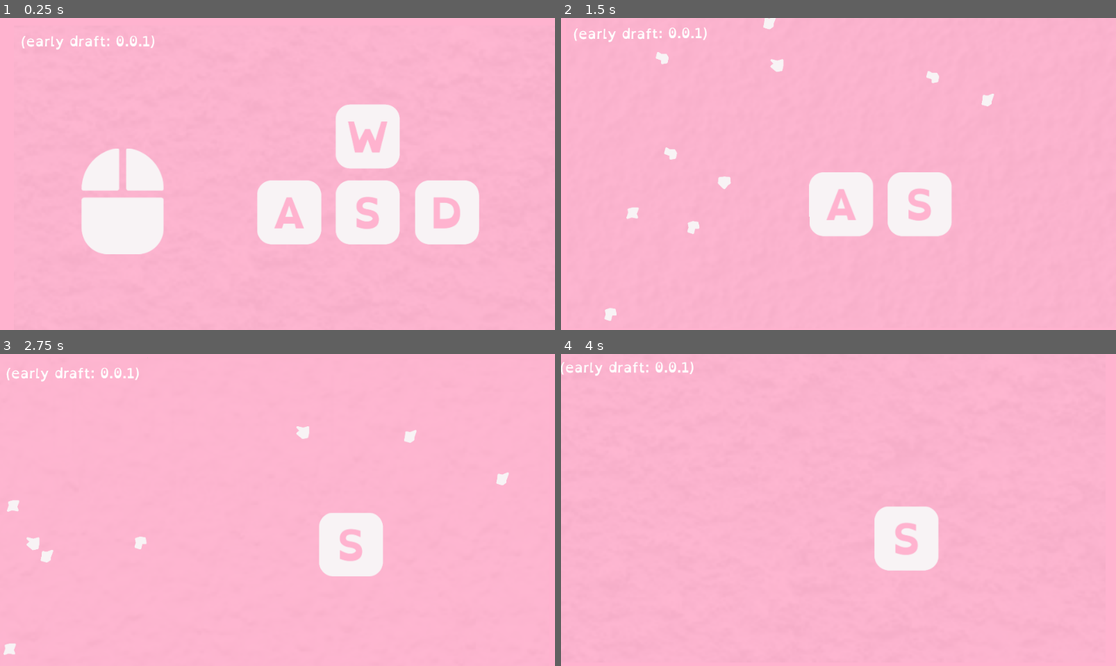
Above: before the commit, frames 1-4 (two rows, left to right).
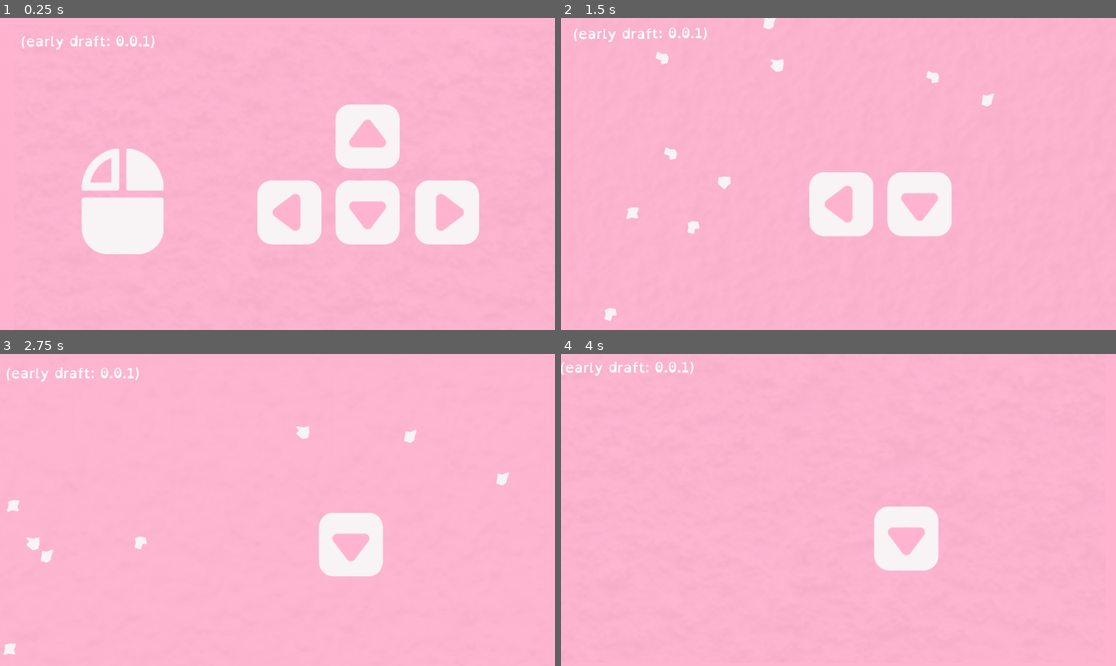
Above: after the commit, the same moments.

Repository: TrueNarwhak/Glassware
Game: Godot game, scene res://rooms/Menus/KeyBypass.tscn
The game is run twice, just before and just after one commit, with the same random seed, the same clock (stepped at 60 frames per second) and the same inputs.
Inputs (mouse positions are in pixels of both pictures, inside the frame that each line leads up to):
- Up to frame 1 (0.25 s): no input
- Up to frame 2 (1.5 s): tap Enter (ui_accept) at 0.5 s; move the mouse to (960, 158) at 0.52 s; hold Space (jump) 0.53-1.28 s; hold D (move_right) from 0.53 s (still down); click (960, 158) at 0.6 s; move the mouse to (727, 189) at 1.27 s; tap Space (jump) at 1.35 s
- Up to frame 3 (2.75 s): tap Space (jump) at 1.52, 1.82 s; click (166, 525) at 1.55 s; move the mouse to (333, 441) at 2.02 s; release D (move_right) at 2.03 s; hold A (move_left) from 2.03 s (still down); hold Space (jump) from 2.03 s (still down); click (333, 441) at 2.1 s
- Up to frame 4 (4 s): move the mouse to (810, 572) at 2.77 s; release A (move_left) at 2.78 s; release Space (jump) at 2.78 s; hold D (move_right) from 2.78 s (still down); click (810, 572) at 2.85 s; tap Space (jump) at 3.02, 3.32 s; move the mouse to (1005, 556) at 3.52 s; hold Space (jump) from 3.53 s (still down)

The runs differ from the first frame. In frame 1, 1.3% of the frame differs, in the area x 16-84%, y 32-70%; in frame 2, 0.5%; in frame 3, 0.3%; in frame 4, 0.3%.
Error before the commit: Attempt to call function 'get_global_position' in base 'previously freed instance' on a null instance. (res://rooms/Menus/KeyBypass.gd:42)
Error after the commit: Invalid get index 'global_position' (on base: 'previously freed instance'). (res://rooms/Menus/KeyBypass.gd:42)

Commit message:
First Build Draft

Diff:
--- a/Glass Like/objects/Player.tscn
+++ b/Glass Like/objects/Player.tscn
@@ -87,6 +87,7 @@
 [node name="MushroomStomp" type="Area2D" parent="."]
 
 [node name="CollisionShape2D" type="CollisionShape2D" parent="MushroomStomp"]
+visible = false
 modulate = Color( 1, 0, 0, 1 )
 position = Vector2( 0, 50 )
 shape = SubResource( 3 )
@@ -98,13 +99,11 @@
 [node name="BatWingsL" type="AnimatedSprite" parent="BatWings"]
 position = Vector2( 7, -10 )
 frames = SubResource( 4 )
-frame = 3
 playing = true
 
 [node name="BatWingsR" type="AnimatedSprite" parent="BatWings"]
 position = Vector2( 239, -10 )
 frames = SubResource( 4 )
-frame = 3
 playing = true
 flip_h = true
 
--- a/Glass Like/project.godot
+++ b/Glass Like/project.godot
@@ -102,8 +102,7 @@
 }
 pause={
 "deadzone": 0.5,
-"events": [ Object(InputEventKey,"resource_local_to_scene":false,"resource_name":"","device":0,"alt":false,"shift":false,"control":false,"meta":false,"command":false,"pressed":false,"scancode":16777217,"physical_scancode":0,"unicode":0,"echo":false,"script":null)
- ]
+"events": [  ]
 }
 clickable={
 "deadzone": 0.5,
--- a/Glass Like/rooms/Controller.tscn
+++ b/Glass Like/rooms/Controller.tscn
@@ -7,7 +7,6 @@
 [ext_resource path="res://rooms/stages/Stage 1.tscn" type="PackedScene" id=5]
 [ext_resource path="res://rooms/Controller.gd" type="Script" id=6]
 [ext_resource path="res://objects/ui/ItemHud.tscn" type="PackedScene" id=7]
-[ext_resource path="res://objects/DiscardedItem.tscn" type="PackedScene" id=8]
 
 [node name="Controller" type="Node2D"]
 script = ExtResource( 6 )
@@ -47,6 +46,3 @@
 position = Vector2( 464, 648 )
 rotation = 1.5708
 scale = Vector2( 1.22191, -68.6961 )
-
-[node name="DiscardedItem" parent="." instance=ExtResource( 8 )]
-position = Vector2( 546, 319 )
--- a/Glass Like/rooms/Menus/KeyBypass.gd
+++ b/Glass Like/rooms/Menus/KeyBypass.gd
@@ -39,7 +39,7 @@
 	# Break
 	for i in shards:
 		var this_shard = shard.instance()
-		this_shard.position = key.get_global_position()
+		this_shard.position = key.global_position
 		get_tree().get_root().add_child(this_shard)
 
 
--- a/Glass Like/rooms/Menus/KeyBypass.tscn
+++ b/Glass Like/rooms/Menus/KeyBypass.tscn
@@ -69,28 +69,29 @@
 [node name="Down" type="AnimatedSprite" parent="Keys"]
 position = Vector2( 611.5, 323.5 )
 frames = SubResource( 1 )
-frame = 1
 playing = true
 
 [node name="Up" type="AnimatedSprite" parent="Keys"]
 position = Vector2( 611.5, 192 )
 frames = SubResource( 2 )
-frame = 1
 playing = true
 
 [node name="Right" type="AnimatedSprite" parent="Keys"]
 position = Vector2( 749, 323.5 )
 frames = SubResource( 3 )
+frame = 1
 playing = true
 
 [node name="Left" type="AnimatedSprite" parent="Keys"]
 position = Vector2( 476, 323.5 )
 frames = SubResource( 4 )
+frame = 1
 playing = true
 
 [node name="Mouse" type="AnimatedSprite" parent="Keys"]
 position = Vector2( 188, 304 )
 frames = SubResource( 5 )
+frame = 1
 playing = true
 
 [node name="LeanCamera" parent="." instance=ExtResource( 11 )]
Not shown, changed: Glass Like/export_presets.cfg
Not shown, added: Glass Like/exports/0-0-1/Utitled Glass Game draft 0-0-1 WEB/Untitled Glass Game draft 0-0-1.apple-touch-icon.png.import
Not shown, added: Glass Like/exports/0-0-1/Utitled Glass Game draft 0-0-1 WEB/Untitled Glass Game draft 0-0-1.icon.png.import
Not shown, added: Glass Like/exports/0-0-1/Utitled Glass Game draft 0-0-1 WEB/Untitled Glass Game draft 0-0-1.png.import
Not shown, added: Glass Like/notes/notes.txt
Not shown: 1 places in Glass Like/rooms/Controller.tscn that only renumber resources
Not shown, added: Glass Like/exports/0-0-1/Utitled Glass Game draft 0-0-1 WEB.zip
Not shown, added: Glass Like/exports/0-0-1/Utitled Glass Game draft 0-0-1 WEB/Untitled Glass Game draft 0-0-1.apple-touch-icon.png
Not shown, added: Glass Like/exports/0-0-1/Utitled Glass Game draft 0-0-1 WEB/Untitled Glass Game draft 0-0-1.audio.worklet.js
Not shown, added: Glass Like/exports/0-0-1/Utitled Glass Game draft 0-0-1 WEB/Untitled Glass Game draft 0-0-1.html
Not shown, added: Glass Like/exports/0-0-1/Utitled Glass Game draft 0-0-1 WEB/Untitled Glass Game draft 0-0-1.icon.png
Not shown, added: Glass Like/exports/0-0-1/Utitled Glass Game draft 0-0-1 WEB/Untitled Glass Game draft 0-0-1.js
(and 6 more such lines)
